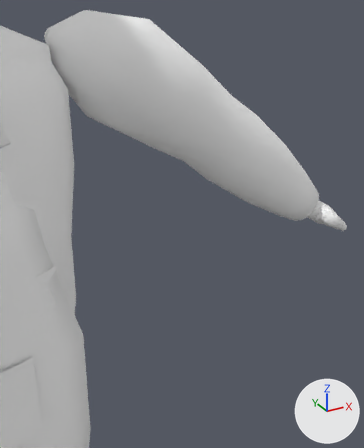
The Blender file ArtSource/VillageLife/StationWorker.blend, before and after one commit.
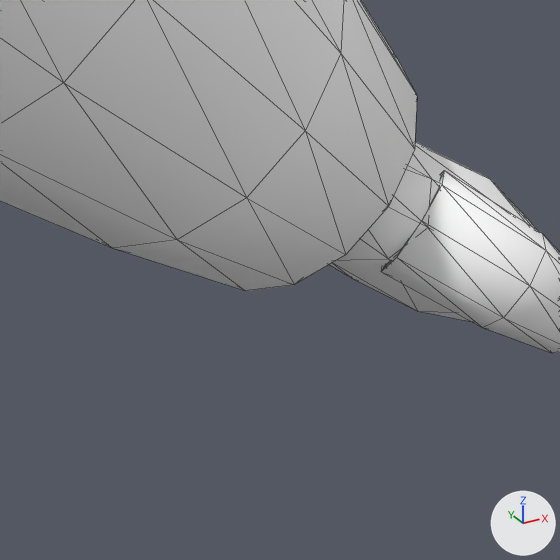
There are two pictures of each version: one from a 50 mm lens placed at (0.018, -0.724, 1.441), pointed at (0.455, 0.07, 1.044), one close up on the part from 72% to 93% of the width and 40% to 57% of the height. Every picture has the same lights, and +X, +Y and +Z are marked at lower right. The older version's two pictures come first. The close-ups show mesh edges as thin lines.

Objects in the first close-up: 'CLO_GlovePalm.L', 'CLO_GloveThumb.L', 'CLO_Outer_warmSleeve.L'.
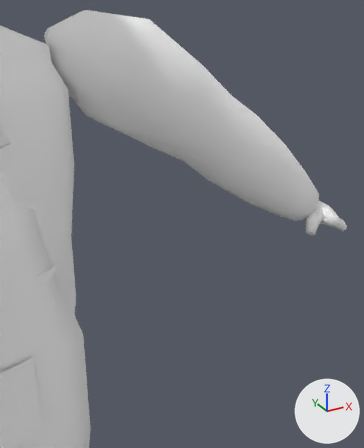
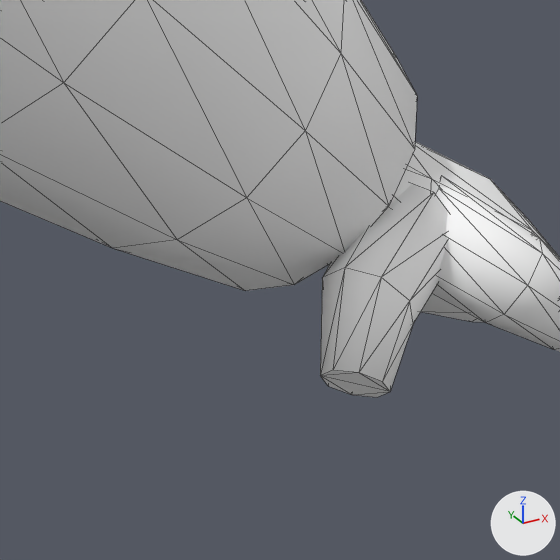
The newer file adds a shape key; the second version is drawn at full value of the shape key 'SnifterBowlGrip' of 'CLO_GloveThumb.L', and the change is written as the vertex moves it makes.

Boxes (x1, y1, x2, y2) around the edits, measured in the close-ups (560 x 560 px):
'CLO_GloveThumb.L', reshaped: before (381, 170, 560, 353); after (320, 184, 448, 397)
'GEO_HandThumb.L', unchanged, uncovered by the edit: after (432, 177, 560, 350)

The change, as a list of edits to the scene's bpy script:
```text
Change me_clo_glovethumb_l_mesh:
    used by ob_clo_glovethumb_l; location = (0.68, -0.02, 1.075)
    remove me_clo_glovethumb_l_mesh.from_pydata(...)  # 24 vertices, 44 faces; spans x 0.005..0.0597, y -0.06..-0.0166, z -0.0453..0.003
    add me_clo_glovethumb_l_mesh.from_pydata(...)  # 24 vertices, 44 faces; spans x -0.0285..0.0249, y -0.0568..-0.0146, z -0.0467..0.0041
    me_clo_glovethumb_l_mesh part 1
    me_clo_glovethumb_l_mesh.vertices[0].co: (0.0231, -0.0166, -0.0147) -> (0.0118, -0.0146, -0.0123)
    me_clo_glovethumb_l_mesh.vertices[1].co: (0.0277, -0.0195, -0.0042) -> (0.0185, -0.0181, -0.0214)
    me_clo_glovethumb_l_mesh.vertices[2].co: (0.0257, -0.0266, 0.003) -> (0.0239, -0.0266, -0.0238)  # pixel (444, 170) -> not seen
    me_clo_glovethumb_l_mesh.vertices[3].co: (0.0182, -0.0336, 0.0027) -> (0.0249, -0.035, -0.018)  # pixel (441, 184) -> not seen
    me_clo_glovethumb_l_mesh.vertices[4].co: (0.0096, -0.0366, -0.0049) -> (0.0208, -0.0385, -0.0074)  # pixel (421, 220) -> not seen
    me_clo_glovethumb_l_mesh.vertices[5].co: (0.005, -0.0336, -0.0154) -> (0.0142, -0.035, 0.0017)  # pixel (396, 257) -> pixel (433, 192)
    me_clo_glovethumb_l_mesh.vertices[6].co: (0.007, -0.0266, -0.0227) -> (0.0088, -0.0266, 0.0041)  # pixel (381, 271) -> not seen
    me_clo_glovethumb_l_mesh.vertices[7].co: (0.0145, -0.0195, -0.0224) -> (0.0078, -0.0181, -0.0017)
    me_clo_glovethumb_l_mesh.vertices[8].co: (0.0401, -0.0356, -0.0271) -> (-0.0124, -0.0278, -0.0266)
    me_clo_glovethumb_l_mesh.vertices[9].co: (0.0448, -0.0387, -0.0177) -> (-0.0045, -0.0309, -0.0336)
    me_clo_glovethumb_l_mesh.vertices[10].co: (0.0441, -0.0462, -0.0118) -> (0.0011, -0.0386, -0.0346)  # pixel (542, 233) -> not seen
    me_clo_glovethumb_l_mesh.vertices[11].co: (0.0382, -0.0537, -0.0129) -> (0.0011, -0.0463, -0.0289)  # pixel (545, 250) -> pixel (413, 323)
    me_clo_glovethumb_l_mesh.vertices[12].co: (0.0307, -0.0568, -0.0203) -> (-0.0044, -0.0495, -0.0199)  # pixel (529, 285) -> pixel (409, 300)
    me_clo_glovethumb_l_mesh.vertices[13].co: (0.0259, -0.0537, -0.0297) -> (-0.0123, -0.0463, -0.013)  # pixel (503, 317) -> pixel (381, 277)
    me_clo_glovethumb_l_mesh.vertices[14].co: (0.0267, -0.0462, -0.0356) -> (-0.0179, -0.0386, -0.012)  # pixel (482, 327) -> pixel (344, 267)
    me_clo_glovethumb_l_mesh.vertices[15].co: (0.0326, -0.0387, -0.0345) -> (-0.0179, -0.0309, -0.0177)  # not seen -> pixel (322, 277)
    me_clo_glovethumb_l_mesh.vertices[16].co: (0.0553, -0.0438, -0.0383) -> (-0.0223, -0.042, -0.0436)  # not seen -> pixel (328, 386)
    me_clo_glovethumb_l_mesh.vertices[17].co: (0.0591, -0.0462, -0.0321) -> (-0.0157, -0.0441, -0.0467)  # not seen -> pixel (351, 394)
    me_clo_glovethumb_l_mesh.vertices[18].co: (0.0597, -0.0519, -0.0289) -> (-0.0117, -0.0494, -0.0462)  # not seen -> pixel (377, 397)
    me_clo_glovethumb_l_mesh.vertices[19].co: (0.0568, -0.0577, -0.0304) -> (-0.0127, -0.0546, -0.0423)  # not seen -> pixel (390, 391)
    me_clo_glovethumb_l_mesh.vertices[20].co: (0.052, -0.06, -0.0359) -> (-0.018, -0.0568, -0.0373)  # not seen -> pixel (382, 381)
    me_clo_glovethumb_l_mesh.vertices[21].co: (0.0482, -0.0577, -0.0421) -> (-0.0246, -0.0546, -0.0341)  # not seen -> pixel (358, 372)
    me_clo_glovethumb_l_mesh.vertices[22].co: (0.0476, -0.0519, -0.0453) -> (-0.0285, -0.0494, -0.0347)  # pixel (552, 353) -> pixel (332, 370)
    me_clo_glovethumb_l_mesh.vertices[23].co: (0.0506, -0.0462, -0.0438) -> (-0.0276, -0.0441, -0.0386)  # not seen -> pixel (320, 375)
```
